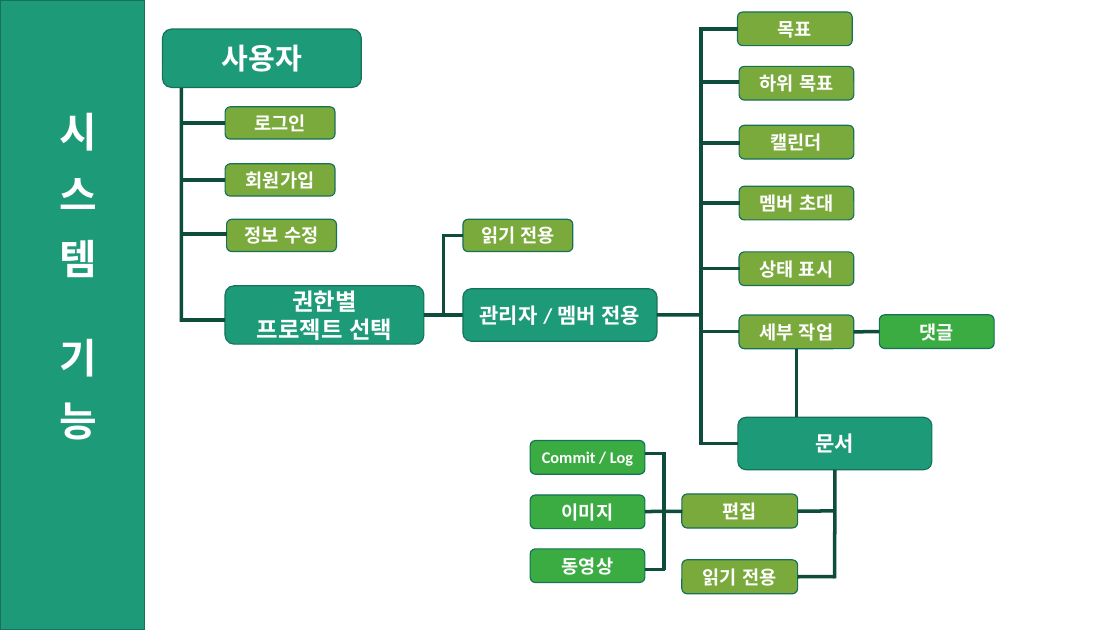
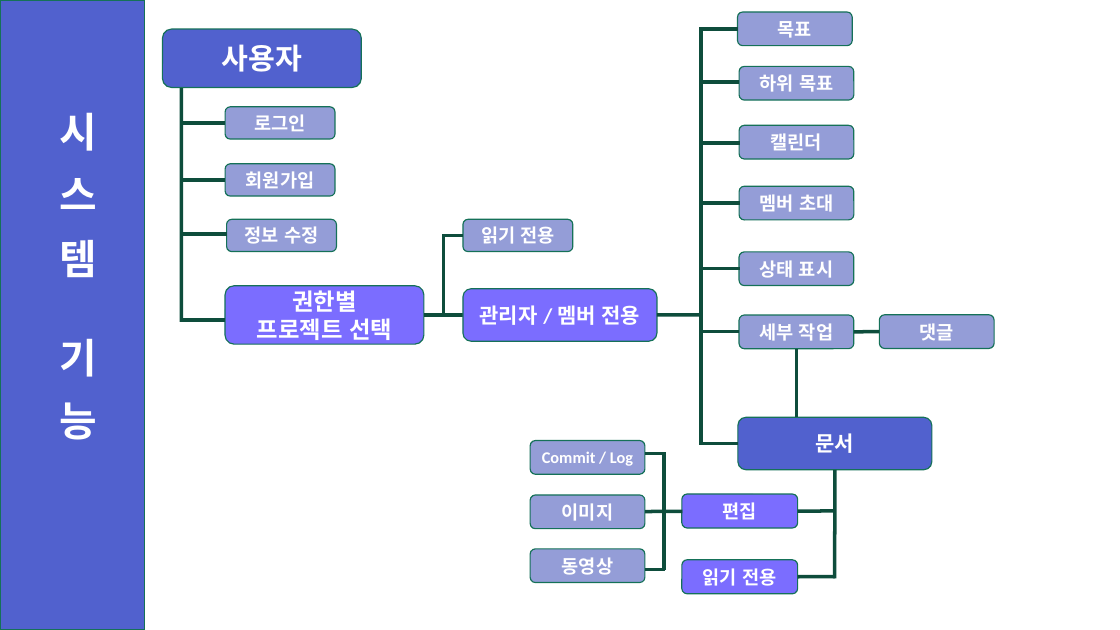
Before and after one commit to ShinHyeonSeong/Final, a slide deck: slide 8 of 기획 UI/A조 프로토타입 발표.pptx (slide 9 before the commit). Drawn at 1120x630 pixels with LibreOffice and Linux fonts; fonts in the diff are those of the drawing. Boxes give left, top, right and bottom in pixels: in the first picture for what was removed or moved away, otherwise in the second. Text is boxed around its words. In the diff, an @@ line names an element or a change of style, - is before the commit and + after.

```diff
--- a/기획 UI/A조 프로토타입 발표.pptx
+++ b/기획 UI/A조 프로토타입 발표.pptx
@@ fill #1D9A78 to #5161CE in 3 elements at [162, 29, 361, 88], [738, 418, 932, 470], [0, 0, 145, 630] @@
@@ fill #7BAA3C to #949DD7 in 10 elements at [225, 107, 335, 139], [225, 164, 335, 196], [227, 219, 337, 251], [463, 219, 573, 251], [738, 12, 853, 45], [739, 66, 854, 100], [739, 315, 854, 349], [739, 125, 854, 159], [739, 187, 854, 220], [739, 252, 854, 286] @@
@@ rounded rectangle "권한별" at [225, 286, 424, 344]: fill #1D9A78 to #7B6DFF @@
@@ rounded rectangle "관리자 / 멤버 전용" at [463, 289, 657, 341]: fill #1D9A78 to #7B6DFF @@
@@ fill #3AAC42 to #949DD7 in 4 elements at [880, 315, 995, 349], [530, 440, 645, 474], [530, 549, 645, 582], [530, 495, 645, 528] @@
@@ rounded rectangle "편집" at [682, 494, 798, 528]: fill #7BAA3C to #7B6DFF @@
@@ rounded rectangle "읽기 전용" at [682, 560, 798, 593]: fill #7BAA3C to #7B6DFF @@
```
Also in this commit, not shown: 11 other slides changed, 1 slide removed.
